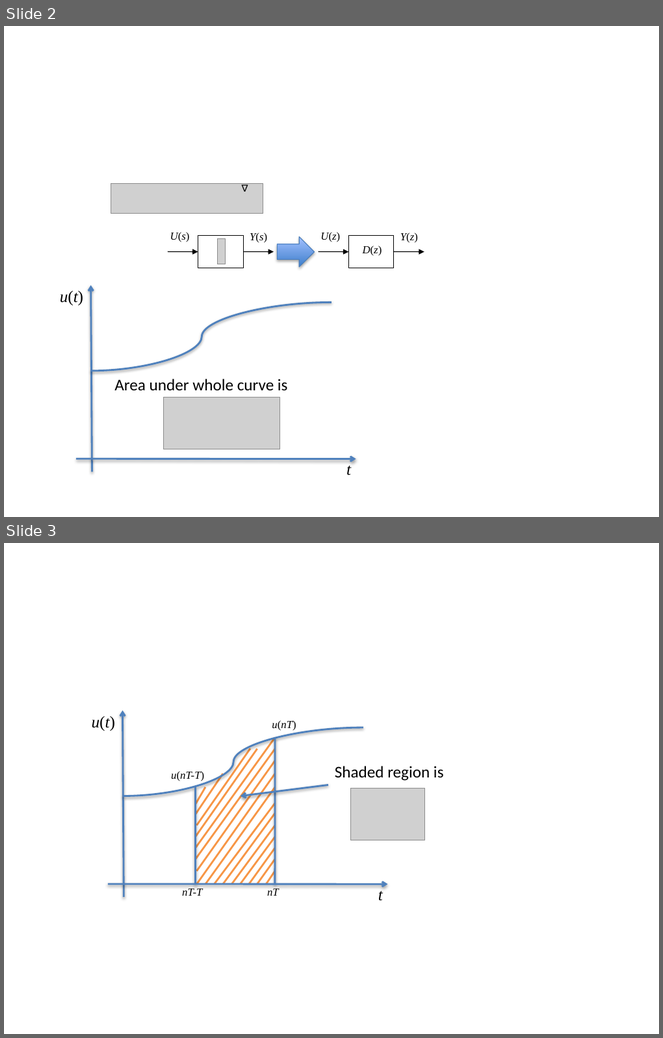
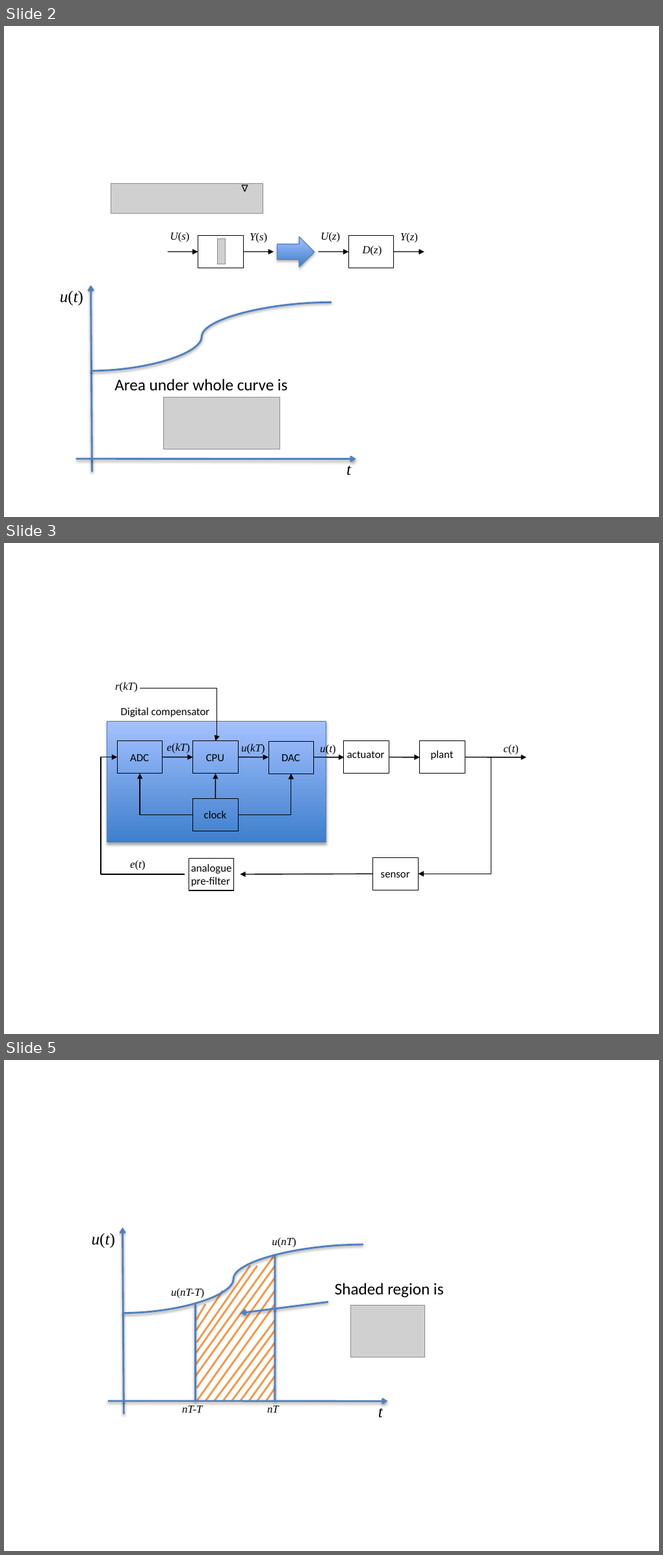
Before and after one commit to cpjobling/EGLM03-Resources, a slide deck: DigitalSystems/Lecture11/pictures/pictures-converted.pptx. Shown one above the other, each under a label of ours: slides 2 and 3 before the commit, slides 2, 3 and 5 after it; the slides between them are not shown. The pictures are 663x1038 and 663x1555 pixels, drawn with LibreOffice and Linux fonts; fonts in the diff are those of the drawing; grey boxes stand for pictures; background and template pictures are left out. Boxes give left, top, right and bottom in pixels: in the first picture for what was removed or moved away, otherwise in the second. Text is boxed around its words. In the diff, an @@ line names an element or a change of style, - is before the commit and + after.

```diff
--- a/DigitalSystems/Lecture11/pictures/pictures-converted.pptx
+++ b/DigitalSystems/Lecture11/pictures/pictures-converted.pptx
@@ slide 3 added at (4, 543, 659, 1034), background #FFFFFF @@
@@ group added at (101, 682, 527, 891): 15 texts, 9 rectangles, 7 arrows, 5 elbow arrows @@
+r(kT)
+c(t)
+ADC
+CPU
+DAC
+actuator
+Digital compensator
+plant
+analogue
+pre-filter
+clock
+sensor
+e(kT)
+u(kT)
+u(t)
+e(t)
@@ what was slide 3 is now slide 5 @@
```
Also in this commit, not shown: 1 other slide added, 3 other files.
